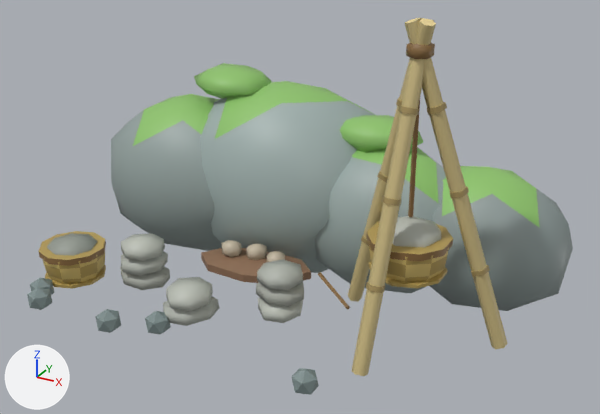
One commit to the glTF model godot/art/models/quarry.glb: the scene before it, then after it.
One viewpoint serves both versions: a camera (50 mm lens) standing at (2.39, -4.05, 2.59) and looking at (0.08, 0.15, 0.49). Arrows for +X, +Y and +Z are at lower left; the lights stay in place. The older version comes first.

Names of what the first picture shows: 'body', 'body_nh', 'body_nl'.
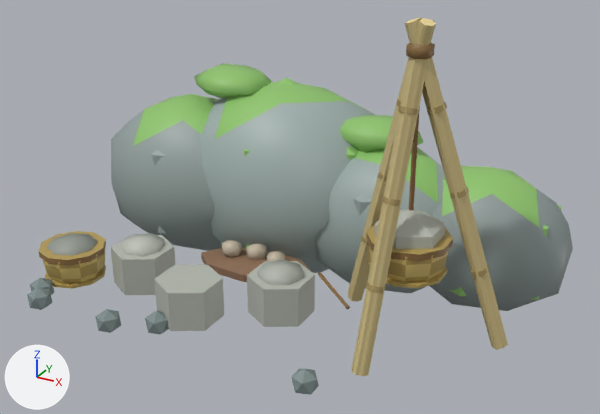
Scene script edits in JSON lines:
```json
{"op": "add", "block": "me_body__far", "code": ["me_body__far = bpy.data.meshes.new('body__far')", "me_body__far.from_pydata(...)  # 130 vertices, 216 faces; spans x -1.58..1.53, y -0.8..1.3, z -0.3..1.66", "me_body__far.materials.append(mat_defaultmaterial_001)"]}
{"op": "add", "block": "ob_body__far", "code": ["ob_body__far = bpy.data.objects.new('body__far', me_body__far)", "ob_body__far.location = (0.0, 0.0, 0.0)"]}
```

Changed parts and their boxes [x1, y1, x2, y2] in the pictures (600 x 414 px):
```json
{"object": "body__far", "change": "added", "after": [111, 57, 562, 376]}
```
